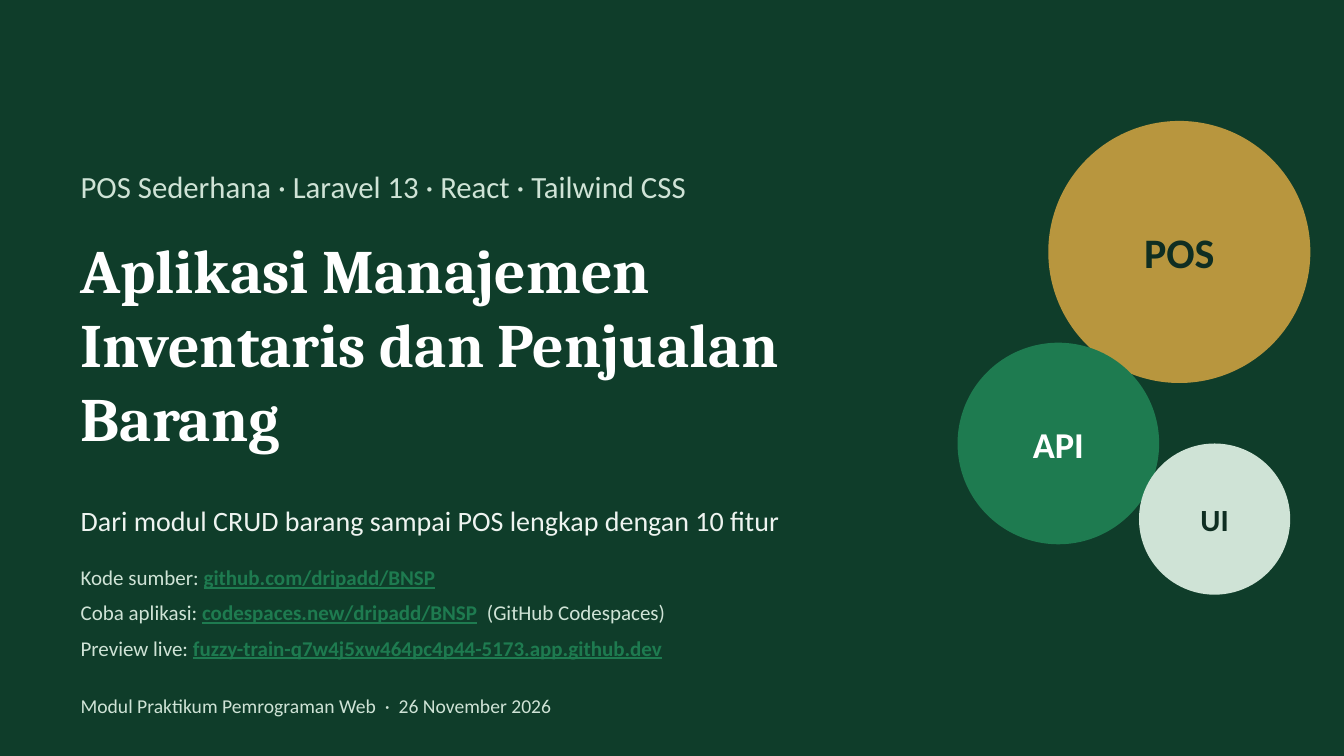
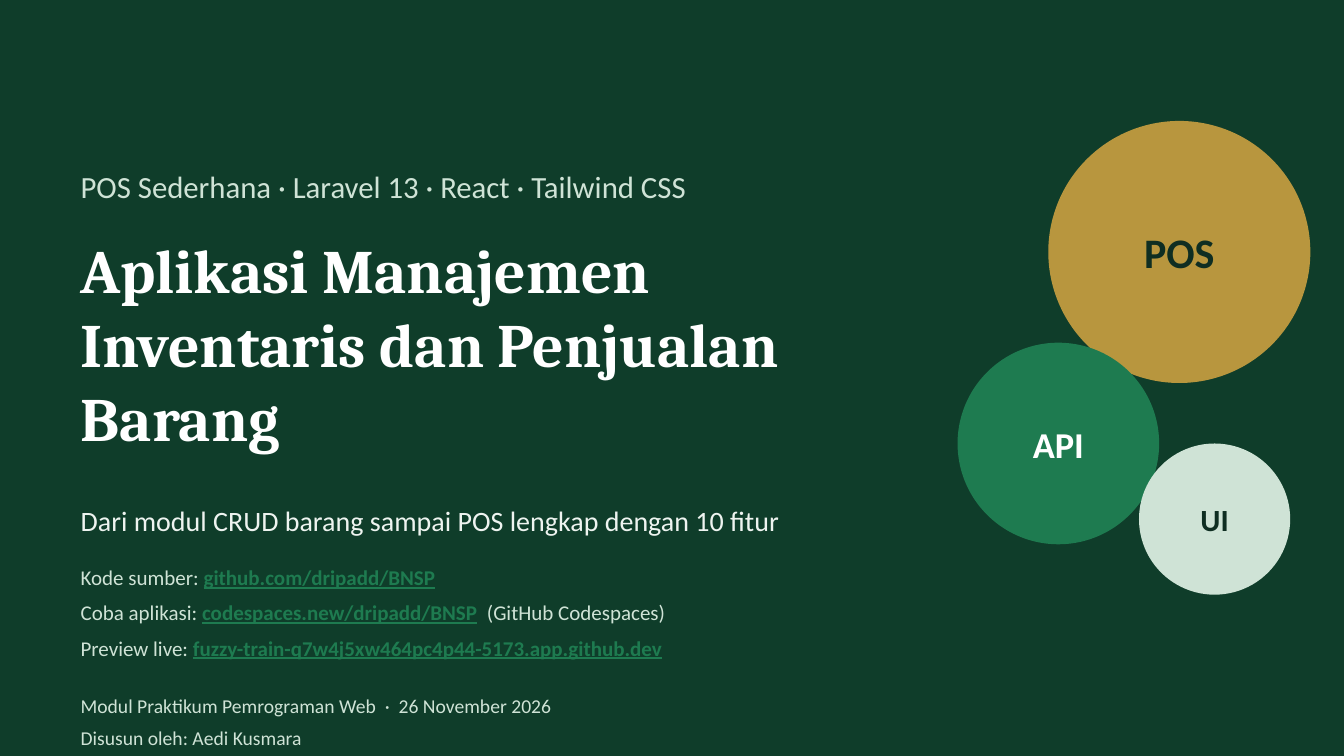
Before and after one commit to alexsandri/batam, a slide deck: slide 1 of presentasi/Aplikasi_Barang.pptx. Drawn at 1344x756 pixels with LibreOffice and Linux fonts; fonts in the diff are those of the drawing. Boxes give left, top, right and bottom in pixels: in the first picture for what was removed or moved away, otherwise in the second. Text is boxed around its words. In the diff, an @@ line names an element or a change of style, - is before the commit and + after.

```diff
--- a/presentasi/Aplikasi_Barang.pptx
+++ b/presentasi/Aplikasi_Barang.pptx
@@ text added at box(81, 731, 302, 745), 14 pt, text #CFE3D6 @@
+Disusun oleh: Aedi Kusmara
```
Also in this commit, not shown: 3 other slides changed, 1 other file.
